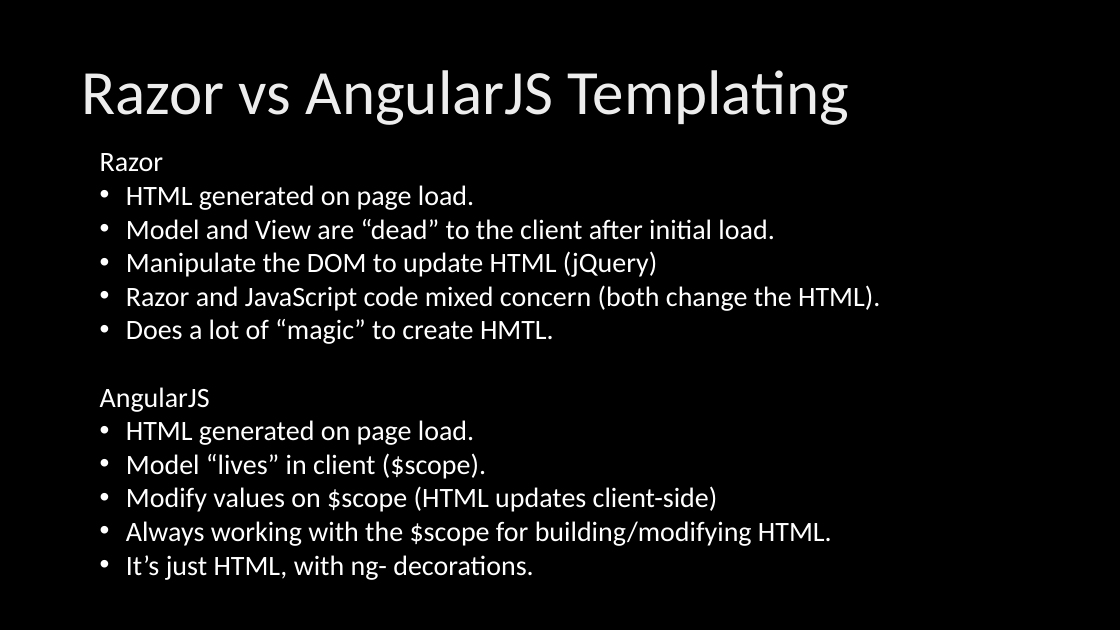
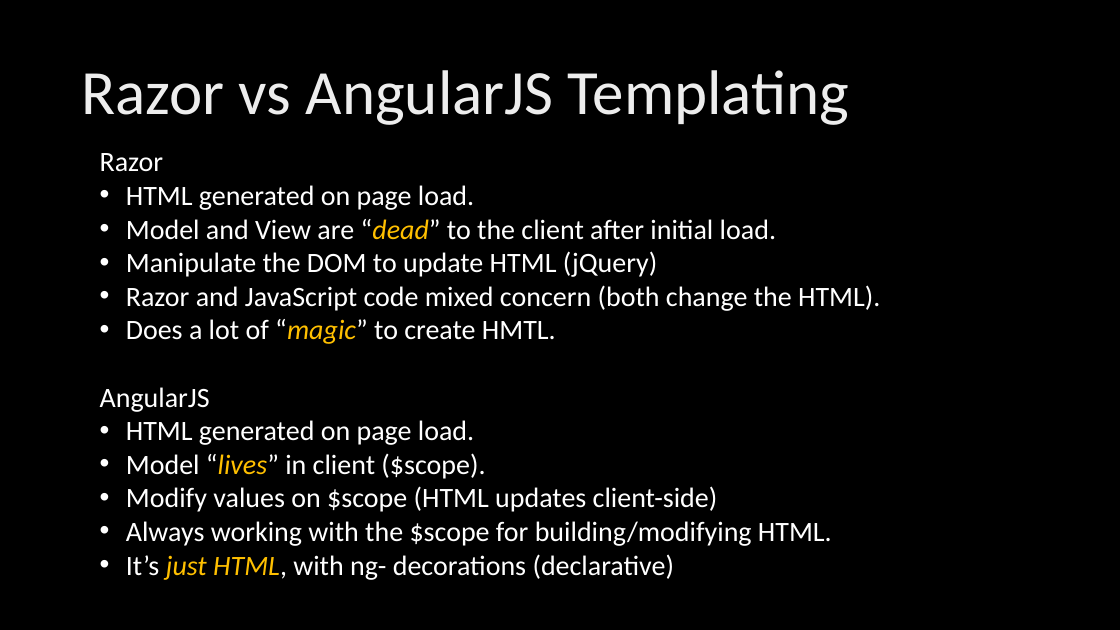
Before and after one commit to ryanlangton/angularjs-mvc, a slide deck: slide 16 of AngularJSdotNet.pptx. Drawn at 1120x630 pixels with LibreOffice and Linux fonts; fonts in the diff are those of the drawing; background and template pictures are left out. Boxes give left, top, right and bottom in pixels: in the first picture for what was removed or moved away, otherwise in the second. Text is boxed around its words. In the diff, an @@ line names an element or a change of style, - is before the commit and + after.

Commit message:
presentation ready commit

```diff
--- a/AngularJSdotNet.pptx
+++ b/AngularJSdotNet.pptx
@@ text at box(126, 219, 776, 479): text colour #FFFFFF to #FFC000, italic on in "“dead”", "“magic”", "“lives”" @@
@@ text at box(126, 554, 674, 580): text changed @@
-• It’s just HTML, with ng- decorations.
+• It’s just HTML, with ng- decorations (declarative)
```
Also in this commit, not shown: 6 other slides changed, 14 other files.
